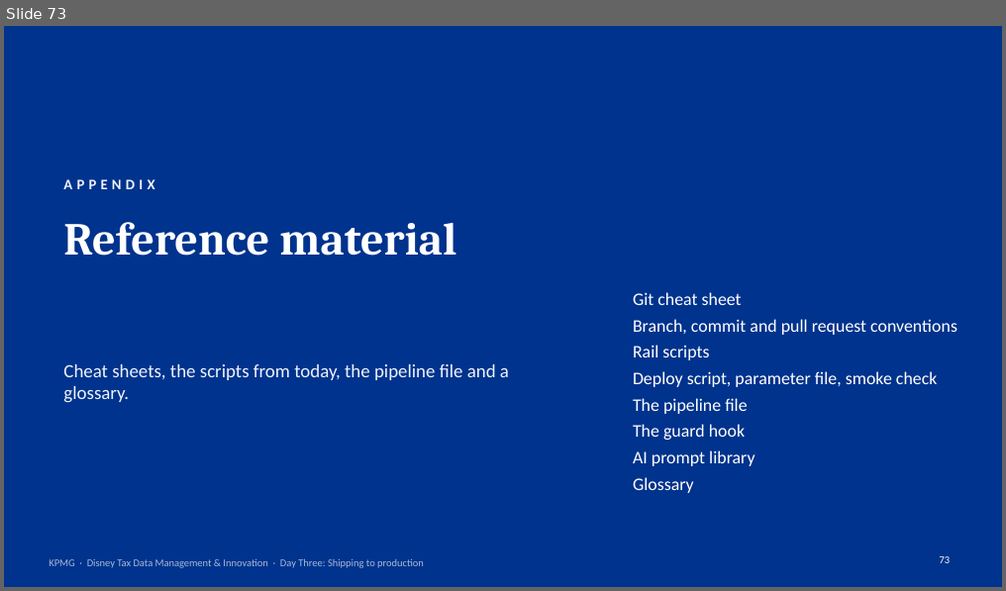
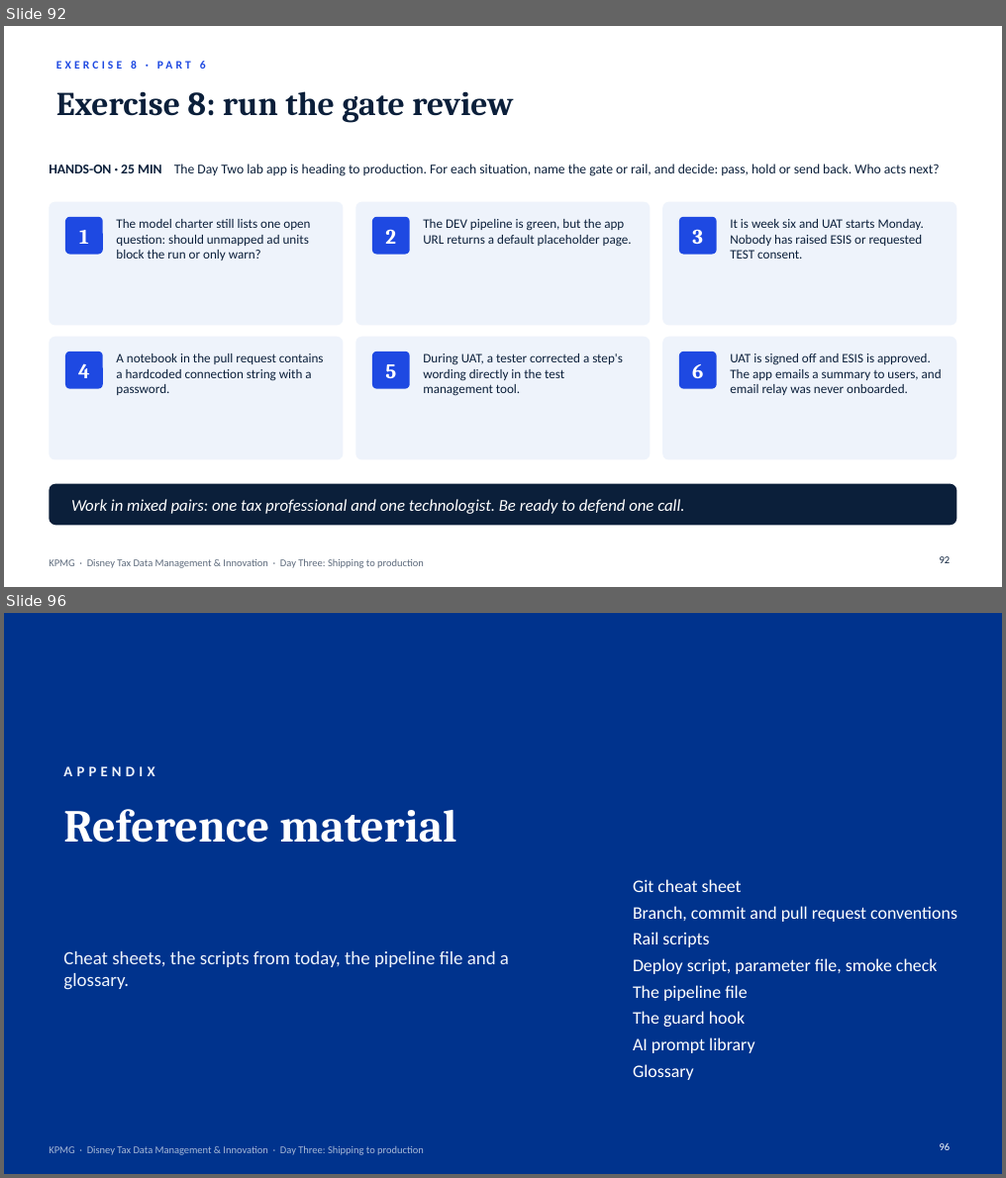
Before and after one commit to jveingrad/default, a slide deck: Disney Fabric Training and Enablement - Day Three Shipping to Production.pptx. Shown one above the other, each under a label of ours: slide 73 before the commit, slides 92 and 96 after it; the slides between them are not shown. The pictures are 1006x591 and 1006x1178 pixels, drawn with LibreOffice and Linux fonts; fonts in the diff are those of the drawing. Boxes give left, top, right and bottom in pixels: in the first picture for what was removed or moved away, otherwise in the second. Text is boxed around its words. In the diff, an @@ line names an element or a change of style, - is before the commit and + after.

```diff
--- a/Disney Fabric Training and Enablement - Day Three Shipping to Production.pptx
+++ b/Disney Fabric Training and Enablement - Day Three Shipping to Production.pptx
@@ slide 92 added at bbox=[4, 26, 1002, 587], background #FFFFFF @@
@@ text added at bbox=[131, 61, 206, 69], 11 pt, text #1E49E2, bold @@
+EXERCISE 8 · PART 6
@@ title added at bbox=[56, 91, 513, 123], 32 pt, text #0B1F3A, bold @@
+Exercise 8: run the gate review
@@ text added at bbox=[49, 164, 940, 176], 13 pt, text #0B1F3A @@
+HANDS-ON · 25 MIN The Day Two lab app is heading to production. For each situation, name the gate or rail, and decide: pass, hold or send back. Who acts next?
@@ rounded rectangle added at bbox=[49, 202, 344, 325], fill #EEF3FB @@
@@ rounded rectangle added at bbox=[355, 202, 650, 325], fill #EEF3FB @@
@@ rounded rectangle added at bbox=[662, 202, 957, 325], fill #EEF3FB @@
@@ rounded rectangle added at bbox=[65, 217, 103, 255], fill #1E49E2 @@
@@ text added at bbox=[79, 230, 89, 244], 20 pt, text #FFFFFF, bold @@
+1
@@ text added at bbox=[116, 219, 310, 261], 12.5 pt, text #0B1F3A @@
+The model charter still lists one open question: should unmapped ad units block the run or only warn?
@@ rounded rectangle added at bbox=[372, 217, 410, 255], fill #1E49E2 @@
@@ text added at bbox=[385, 229, 396, 244], 20 pt, text #FFFFFF, bold @@
+2
@@ text added at bbox=[423, 219, 632, 247], 12.5 pt, text #0B1F3A @@
+The DEV pipeline is green, but the app URL returns a default placeholder page.
@@ rounded rectangle added at bbox=[679, 217, 717, 255], fill #1E49E2 @@
@@ text added at bbox=[692, 229, 703, 244], 20 pt, text #FFFFFF, bold @@
+3
@@ text added at bbox=[730, 219, 924, 259], 12.5 pt, text #0B1F3A @@
+It is week six and UAT starts Monday. Nobody has raised ESIS or requested TEST consent.
@@ rounded rectangle added at bbox=[49, 337, 344, 461], fill #EEF3FB @@
@@ rounded rectangle added at bbox=[65, 352, 103, 389], fill #1E49E2 @@
@@ rounded rectangle added at bbox=[355, 337, 650, 461], fill #EEF3FB @@
@@ rounded rectangle added at bbox=[372, 352, 410, 389], fill #1E49E2 @@
@@ rounded rectangle added at bbox=[662, 337, 957, 461], fill #EEF3FB @@
@@ rounded rectangle added at bbox=[679, 352, 717, 389], fill #1E49E2 @@
@@ text added at bbox=[78, 364, 90, 378], 20 pt, text #FFFFFF, bold @@
+4
@@ text added at bbox=[116, 354, 324, 395], 12.5 pt, text #0B1F3A @@
+A notebook in the pull request contains a hardcoded connection string with a password.
@@ text added at bbox=[385, 365, 396, 378], 20 pt, text #FFFFFF, bold @@
+5
@@ text added at bbox=[423, 354, 623, 396], 12.5 pt, text #0B1F3A @@
+During UAT, a tester corrected a step's wording directly in the test management tool.
@@ text added at bbox=[692, 365, 703, 378], 20 pt, text #FFFFFF, bold @@
+6
@@ text added at bbox=[730, 354, 942, 395], 12.5 pt, text #0B1F3A @@
+UAT is signed off and ESIS is approved. The app emails a summary to users, and email relay was never onboarded.
@@ rounded rectangle added at bbox=[49, 484, 957, 525], fill #0B1F3A @@
@@ text added at bbox=[71, 499, 684, 514], 16 pt, text #FFFFFF, italic @@
+Work in mixed pairs: one tax professional and one technologist. Be ready to defend one call.
@@ text added at bbox=[49, 559, 424, 569], 10 pt, text #0B1F3A at 65% opacity @@
+KPMG · Disney Tax Data Management & Innovation · Day Three: Shipping to production
@@ page number added at bbox=[940, 557, 950, 564], 10 pt, text #0B1F3A @@
+92
@@ what was slide 73 is now slide 96 @@
@@ page number at bbox=[940, 1144, 950, 1151]: text changed @@
-73
+96
```
Also in this commit, not shown: 3 slides changed, 23 other slides added, 1 slide removed.
